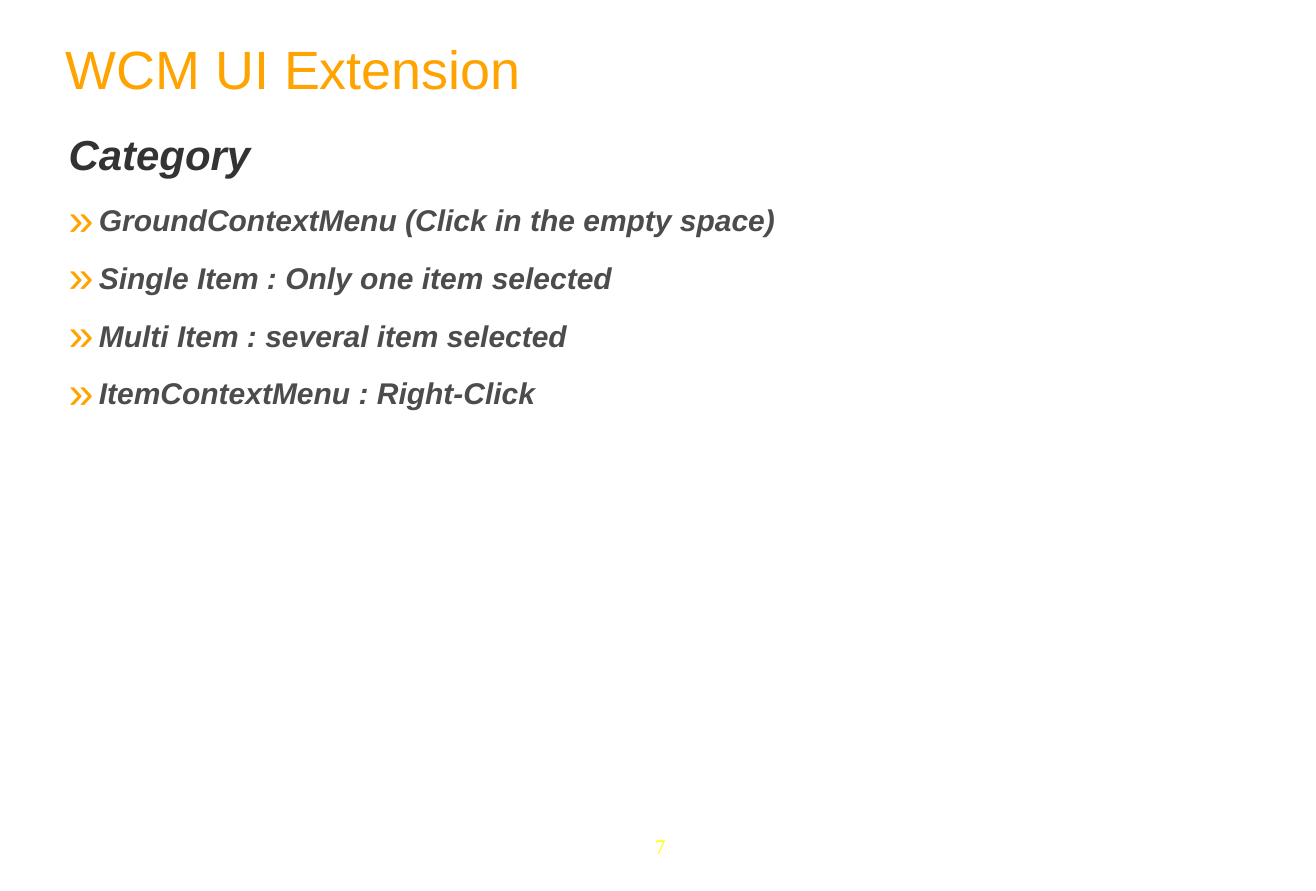
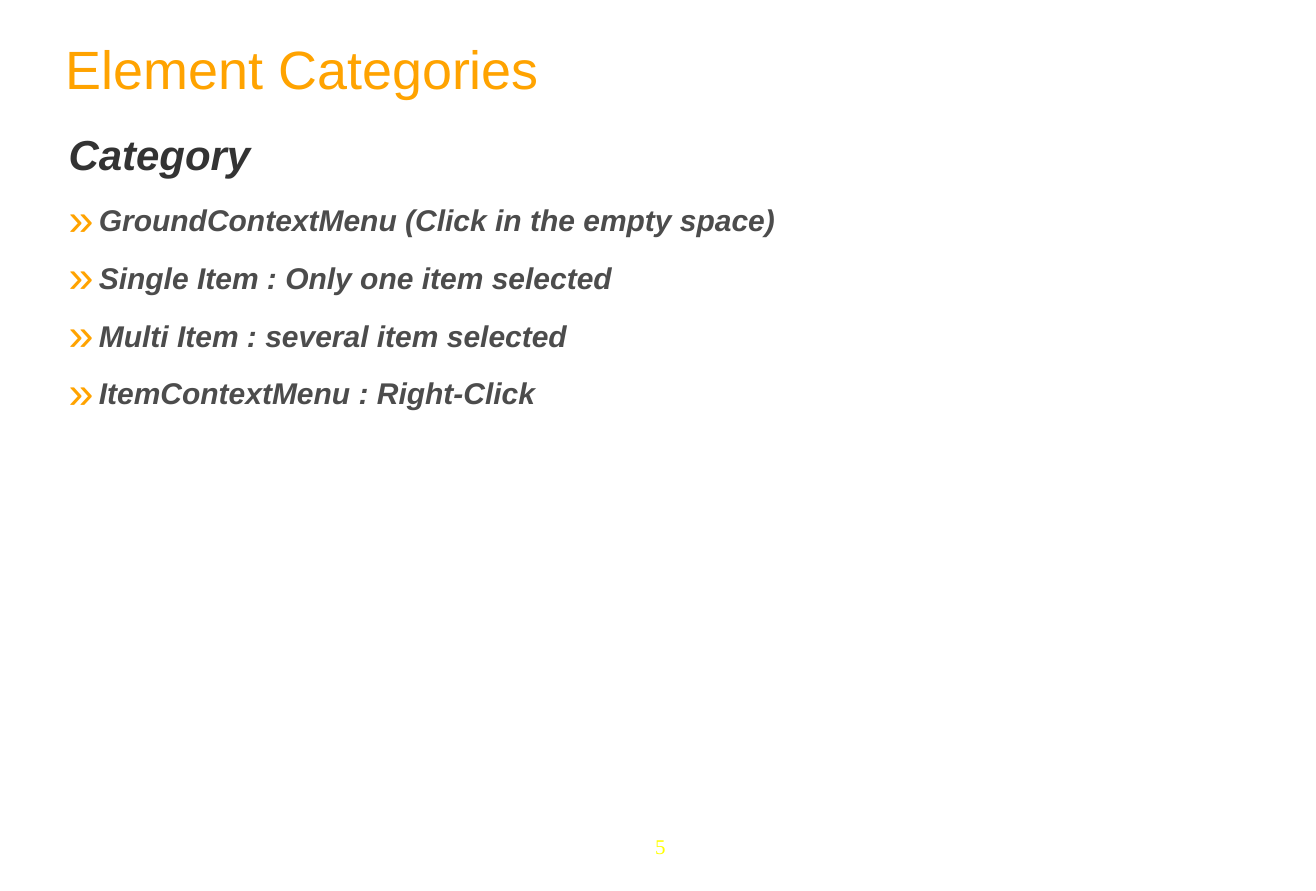
Before and after one commit to anhvurz90/training, a slide deck: slide 5 of exo-developer/280-wcm-customization/slides/280-WCM-XDev-en.ppt (slide 7 before the commit). Drawn at 1316x891 pixels with LibreOffice and Linux fonts; fonts in the diff are those of the drawing; background and template pictures are left out. Boxes give left, top, right and bottom in pixels: in the first picture for what was removed or moved away, otherwise in the second. Text is boxed around its words. In the diff, an @@ line names an element or a change of style, - is before the commit and + after.

```diff
--- a/exo-developer/280-wcm-customization/slides/280-WCM-XDev-en.ppt
+++ b/exo-developer/280-wcm-customization/slides/280-WCM-XDev-en.ppt
@@ text at box(66, 50, 539, 99): text changed @@
-WCM UI Extension
+Element Categories
@@ page number at box(655, 840, 665, 855): text changed @@
-7
+5
```
Also in this commit, not shown: 10 other slides changed, 15 slides added, 7 slides removed, 5 other files.
